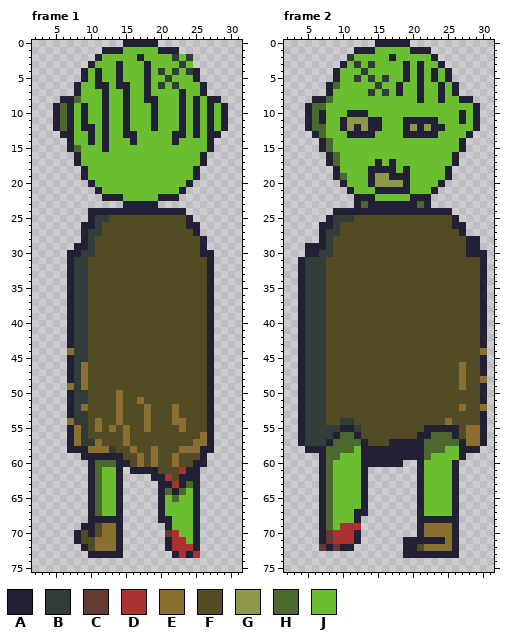
Pixel-art file: assets/sprites/zombi-fatter.ase. Above: the version before the commit.
47x86 pixels, 2 frames. Shown: frame 1: x 2..31, y 0..75; frame 2: x 2..31, y 0..75. The old version is drawn lined up with the new one.
Palette (. is transparent): A #222034  B #323c39  C #663931  D #ac3232  E #8a6f30  F #524b24  G #8f974a  H #4b692f  J #6abe30
Pixels before, frame 1, first column x 5:
 0 ..........AAAAA..........
 1 .......AAAJJJJJAAA.......
 2 ......AJJJJJAJJJJBJB.....
 3 .....AJJJAJJJAJJJJBJ.....
 4 ....AJAJJAJJJAJBJBJBA....
 5 ....AJAJJAJJJAJJBJJJA....
 6 ...AJJAAJAAJJAJBJBJJJA...
 7 ...AJJJAJJAJJAJJJJAJJA...
 8 .AAHJJJAJJAJJAAJJJAJAJAA.
 9 AHAJAJJAJJAJJJAJJJAJAJAJA
10 AHAJAJJAJJAJJJAJJJAJAJAJA
11 AHAJAJJAJJAJJJAJJJAJAJAJA
12 AHAJAAJAJJAJJJAJJJAJAJAJA
13 .AAJJAJAJJAAJJJJJAAJAJAA.
14 ..AJJAJAJJJAJJJJJAJJJJA..
15 ..AHJJJAJJJJJJJJJJJJJJA..
16 ...AJJJJJJJJJJJJJJJJJA...
17 ...AJJJJJJJJJJJJJJJJJA...
18 ....AJJJJJJJJJJJJJJJA....
19 ....AJJJJJJJJJJJJJJJA....
20 .....AJJJJJJJJJJJJJA.....
21 ......AJJJJJJJJJJJA......
22 .......AAAJJJJJAAA.......
23 ..........AAAAA..........
24 .....AAAAAAAAAAAAAA......
25 .....ABBFFFFFFFFFFFA.....
26 ....AABFFFFFFFFFFFFAA....
27 ....ABBFFFFFFFFFFFFFA....
28 ....ABFFFFFFFFFFFFFFFA...
29 ...AABFFFFFFFFFFFFFFFA...
30 ..AABBFFFFFFFFFFFFFFFAA..
31 ..ABBFFFFFFFFFFFFFFFFFA..
32 ..ABBFFFFFFFFFFFFFFFFFA..
33 ..ABBFFFFFFFFFFFFFFFFFA..
34 ..ABBFFFFFFFFFFFFFFFFFA..
35 ..ABBFFFFFFFFFFFFFFFFFA..
36 ..ABBFFFFFFFFFFFFFFFFFA..
37 ..ABBFFFFFFFFFFFFFFFFFA..
38 ..ABBFFFFFFFFFFFFFFFFFA..
39 ..ABBFFFFFFFFFFFFFFFFFA..
40 ..ABBFFFFFFFFFFFFFFFFFA..
41 ..ABBFFFFFFFFFFFFFFFFFA..
42 ..ABBFFFFFFFFFFFFFFFFFA..
43 ..ABBFFFFFFFFFFFFFFFFFA..
44 ..EBBFFFFFFFFFFFFFFFFFA..
45 ..ABBFFFFFFFFFFFFFFFFFA..
46 ..ABEFFFFFFFFFFFFFFFFFA..
47 ..ABEFFFFFFFFFFFFFFFFFA..
48 ..ABEFFFFFFFFFFFFFFFFFA..
49 ..EBEFFFFFFFFFFFFFFFFFA..
50 ..ABBFFFFEFFFFFFFFFFFFA..
51 ..ABBFFFFEFFEFFFFFFFFFA..
52 ..ABEFFFFEFFFEFFFEFFFFA..
53 ..ABBFFFFEFFFEFFFEFFFFA..
54 ..EBBFEFFEFFFEFFFEEFFFA..
55 ..AEBFEFEFEFFEFFFFEFFFA..
56 ..AEBFFFFFEFFFFFFFFFFEA..
57 ..AEBBEFFFEFFFFFFFFFEEA..
58 ..AAAEEEBFFEFFEFFFEEEAA..
59 ....AAAAAAFFEFEFFEFFFA...
60 .....AHHHAAFEFEFFEFFAA...
61 .....AHJJA.AAAAFFFDAA....
62 .....AHJJA....AADFAAA....
63 .....AHJJA.....AADAHA....
64 .....AHJJA.....AHAHJA....
65 .....AHJJA.....AJHJJA....
66 .....AHJJA.....AJJJJA....
67 .....AHJJA.....AJJJJA....
68 .....AAAAA.....AAJJJA....
69 ....AAFEEA......AJJJA....
70 ...AFAFEEA......CDJJA....
71 ...AFFEEEA......ADDJA....
72 ....AFEEEA......ADDDA....
73 .....AAAAA.......ADAD....
Pixels before, frame 2, first column x 4:
 0 ...........AAAAA...........
 1 ........AAAJJJJJAAA........
 2 .......BJJJJJAJJJJJA.......
 3 ......AJBJBJJJJAJAJJA......
 4 .....AJJJBJJJJJAJAJAJA.....
 5 .....AJJBJBJBJJAJAJAJA.....
 6 ....AHJJJJJBJJAJJAJJAJA....
 7 ....AJJJJJBJBJAJJAJJAJA....
 8 ..AAHJJJJJJJJJJJJAJJAJJAA..
 9 .AHHJJJJJJJJJJJJJJJJJJJJJA.
10 .AHAJJJAAAJJJJJJJJJJJJJAJA.
11 .AHAJJAGGGAAJJJAAAAAJJJAJA.
12 .AHHJJAGAGAAJJJAGAGAAJJJJA.
13 ..AHJJJAAAAJJJJAAAAAJJJJA..
14 ...AHJJJJJJJJJJJJJJJJJJA...
15 ...AHJJJJJJJJJJJJJJJJJJA...
16 ....AHJJJJJJJJJJJJJJJJA....
17 ....AHJJJJJAJAJJJJJJJJA....
18 .....AJJJJAAAAJAJJJJJA.....
19 .....AHJJJAGGAAAJJJJJA.....
20 ......AJJJAGGGGAJJJJA......
21 .......AJJJAAAAAJJJA.......
22 ........AAAJJJJJAAA........
23 ........AHAAAAAAAHA........
24 .....AAAAAAAAAAAAAAAAA.....
25 ....ABBBFFFFFFFFFFFFFFA....
26 ...AABFFFFFFFFFFFFFFFFAA...
27 ...ABBFFFFFFFFFFFFFFFFFA...
28 ...ABFFFFFFFFFFFFFFFFFFFAA.
29 .AAABFFFFFFFFFFFFFFFFFFFAA.
30 .AABBFFFFFFFFFFFFFFFFFFFAAA
31 ABBBFFFFFFFFFFFFFFFFFFFFFFA
32 ABBBFFFFFFFFFFFFFFFFFFFFFFA
33 ABBBFFFFFFFFFFFFFFFFFFFFFFA
34 ABBBFFFFFFFFFFFFFFFFFFFFFFA
35 ABBBFFFFFFFFFFFFFFFFFFFFFFA
36 ABBBFFFFFFFFFFFFFFFFFFFFFFA
37 ABBBFFFFFFFFFFFFFFFFFFFFFFA
38 ABBBFFFFFFFFFFFFFFFFFFFFFFA
39 ABBBFFFFFFFFFFFFFFFFFFFFFFA
40 ABBBFFFFFFFFFFFFFFFFFFFFFFA
41 ABBBFFFFFFFFFFFFFFFFFFFFFFA
42 ABBBFFFFFFFFFFFFFFFFFFFFFFA
43 ABBBFFFFFFFFFFFFFFFFFFFFFFA
44 ABBBFFFFFFFFFFFFFFFFFFFFFFE
45 ABBBFFFFFFFFFFFFFFFFFFFFFFA
46 ABBBFFFFFFFFFFFFFFFFFFFEFFA
47 ABBBFFFFFFFFFFFFFFFFFFFEFFA
48 ABBBFFFFFFFFFFFFFFFFFFFEFFE
49 ABBBFFFFFFFFFFFFFFFFFFFEFFA
50 ABBBFFFFFFFFFFFFFFFFFFFFFFA
51 ABBBFFFFFFFFFFFFFFFFFFFFFFA
52 ABBBFFFFFFFFFFFFFFFFFFFEFFE
53 ABBBFFFFFFFFFFFFFFFFFFFFFFA
54 ABBBFFBBFFFFFFFFFFFFFEFFFFA
55 ABBBBBAABFFFFFFFFFAAAAAFEEA
56 ABBBBAHHAFFFFFFFFAAHHHAFEEA
57 ABBBAHHHHAFFFAAAAAHHHHHAEEA
58 .AAAHHHHJAAAAAAAAAHHHJJAAA.
59 ...AHHJJJAAAAAAAAAHJJJJA...
60 ...AHJJJJAAAAAA..AJJJJA....
61 ...AHJJJJA.......AJJJJA....
62 ...AHJJJJA.......AJJJJA....
63 ...AHJJJJA.......AJJJJA....
64 ...AHJJJJA.......AJJJJA....
65 ...AHJJJJA.......AJJJJA....
66 ...AHJJJJA.......AJJJJA....
67 ...AHJJJAA.......AJJJJA....
68 ...AHJJJA........AAAAAA....
69 ...AHJDDD........AEEEEA....
70 ...ACDDDA........AEEEEA....
71 ...ACDDDA......AAAAAAEA....
72 ...CACAA.......AAFEEEEA....
73 ...............AAAAAAAA....
After the commit:
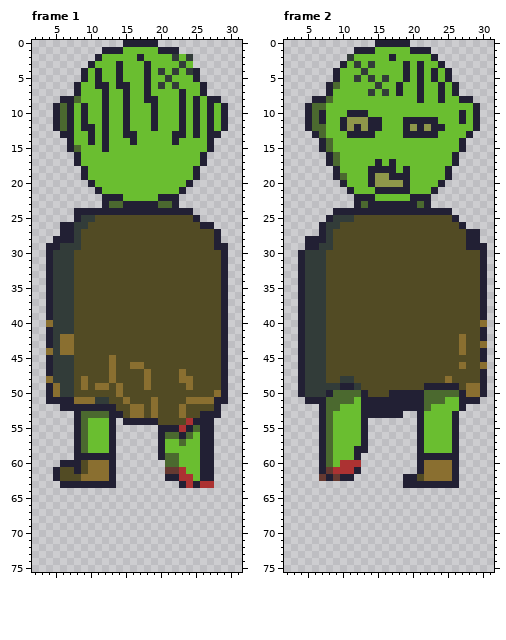
Change:
whole drawing moved by -6,-8 (the old picture is shown already moved)
Changed rows in their new state; - is an unchanged pixel.
Frame 1:
first column x 4:
23 --------AHH-----HHA-------
24 ----AA--------------A-----
25 ----ABBFF-----------FA----
26 --AABBFF------------FFAA--
27 --AABFFF-------------FFFA-
28 -AAABFF---------------FFA-
29 AABBBFF---------------FFAA
30 ABBBFFF---------------FFFA
31 ABBBFF-----------------FFA
32 ABBBFF-----------------FFA
33 ABBBFF-----------------FFA
34 ABBBFF-----------------FFA
35 ABBBFF-----------------FFA
36 ABBBFF-----------------FFA
37 ABBBFF-----------------FFA
38 ABBBFF-----------------FFA
39 ABBBFF-----------------FFA
40 EBBBFF-----------------FFA
41 ABBBFF-----------------FFA
42 ABEEFF-----------------FFA
43 ABEEFF-----------------FFA
44 EBE-FF-----------------FFA
45 ABBBFF---E-------------FFA
46 ABBBFF---E--EE---------FFA
47 ABBBFF---E----E----E---FFA
48 EBBBF----E----E----EE--FFA
49 AEBBF--EE-E---E-----E--FFA
50 AEBBFF-----------------FEA
51 AAA-EEEBB-FE-F-E----EEEEAA
52 --A-AAAAAAF-EEFE--FE---FA-
53 ---.AHHHHAA-EEFE--FE--A-A-
54 ---.AHJJJA.AAAAA--FFDAA---
55 ---.AHJJJA......AAADAHA---
56 ---.AHJJJA......AHHAHJA---
57 ---.AHJJJA......AJJHJJA---
58 ---.-HJJJA......AJJJJJ----
59 ----A-----......AHHJJJ-A--
60 --AAAFEEEA.......HHJJJ-A--
61 -AFFAFEEEA.-.....CC-JJAA--
62 -AFFFEEEEA.----..AADDJAA--
63 --AAAA-AAA.-----...-D-DD--
64 ------.....-----......----
65 ------.....-----......----
66 ------.....-----......----
67 ------.....-----......----
68 ------.....-----......----
69 -----......------.....----
70 ----.......------.....----
71 ----.......------.....----
72 -----......------.....----
73 ------.....-------....----
Frame 2:
first column x 4:
26 ----B-----------------F----
27 -----F-----------------FAA-
28 -AA------------------------
29 ---B----------------------A
30 ABB-F-------------------FF-
first column x 4:
40 --------------------------E
42 -----------------------E---
43 -----------------------E--E
44 -----------------------E--A
46 --------------------------E
47 -----------------------F---
48 ------BB-------------E-F--A
49 ----BBAAB---------AAAAAFEE-
50 ----AHHHHA---AAAAAHHHHHAEE-
51 .AAAHHHHJAAAAAAAAAHHHJJAAA.
52 ...AHHJJJAAAAAAAAAHJJJJA...
53 ...AHJJJJAAAAAA..AJJJJA....
54 ...AHJJJJA.......AJJJJA....
55 ...AHJJJJA.......AJJJJ-....
56 ...AHJJJJA.......-JJJJ-....
57 ...AHJJJJ-.......-JJJJA....
58 -..--JJJA-.......-JJJ-A...-
59 -----J--A........-AAAAA.---
60 ------DDD......---EEEE-----
61 ----CDDDA.--------EEEE-----
62 ---CACAA..-----AAFEEEE-----
63 ---.......-----AA-AAAA-----
64 ---.......-------......----
65 ---.......-------......----
66 ---.......-------......----
67 ---.......-------......----
68 ---......--------......----
69 ---......--------......----
70 ---......--------......----
71 ---......------........----
72 ---.....-------........----
73 ---------------........----
Changed places in both pictures, as pixel boxes (x1, y1, x2, y2):
changed: (46, 201, 228, 558)
changed: (298, 222, 340, 257)
changed: (452, 222, 487, 257)
changed: (298, 320, 487, 558)
